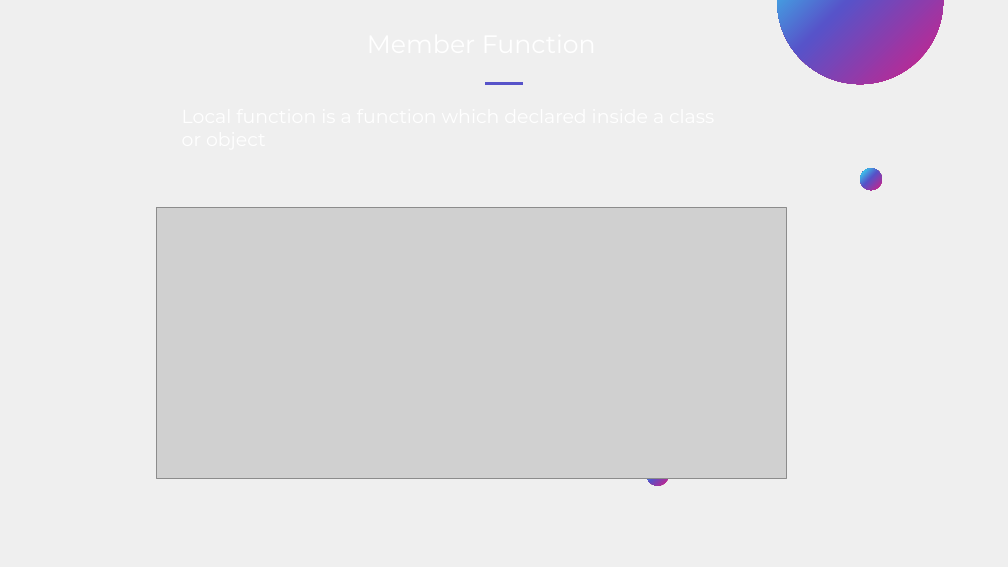
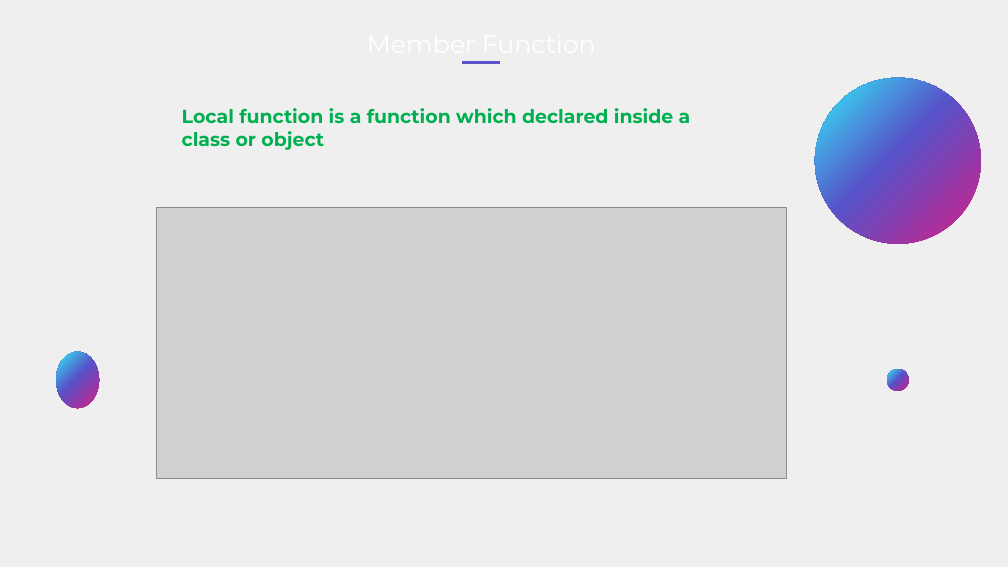
Before and after one commit to kehaimat/PresentKotlin, a slide deck: slide 20 of Slide.pptx. Drawn at 1008x567 pixels with LibreOffice and Linux fonts; fonts in the diff are those of the drawing; grey boxes stand for pictures; background and template pictures are left out; a plain dark background stands for a picture behind light text. Boxes give left, top, right and bottom in pixels: in the first picture for what was removed or moved away, otherwise in the second. Text is boxed around its words. In the diff, an @@ line names an element or a change of style, - is before the commit and + after.

```diff
--- a/Slide.pptx
+++ b/Slide.pptx
@@ line moved from (485, 83) - (523, 83) to (463, 63) - (501, 63) @@
@@ ellipse: place and size @@
-ellipse at <box>777,0,944,85</box>
+ellipse at <box>815,78,982,244</box>
@@ text "Local function is a function ..." at <box>182,108,691,150</box>: text colour #FFFFFF to #00B050, bold on @@
@@ ellipse: place and size @@
-ellipse at <box>647,464,668,486</box>
+ellipse at <box>56,352,99,408</box>
@@ ellipse: place and size @@
-ellipse at <box>861,169,882,191</box>
+ellipse at <box>887,369,909,391</box>
```
Also in this commit, not shown: 25 other slides changed, 12 slides added, 6 slides removed.
